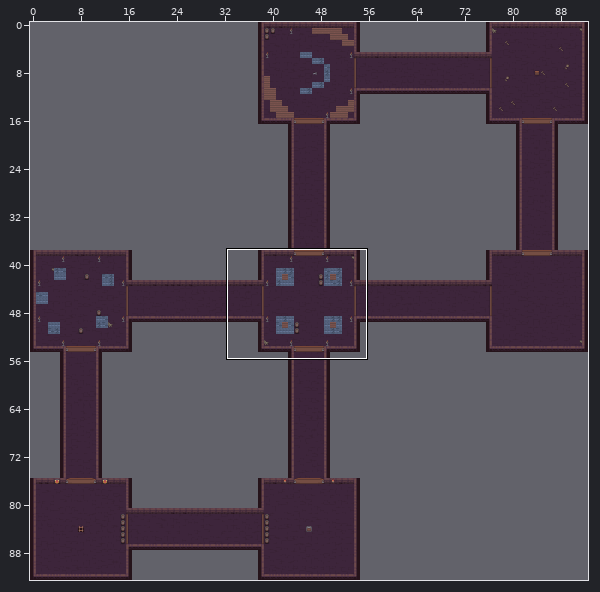
One commit to this Tiled map: levels/map02.tmx. The picture above shows the old version from afar; the outline marks the close-up.
Close-up. Before:
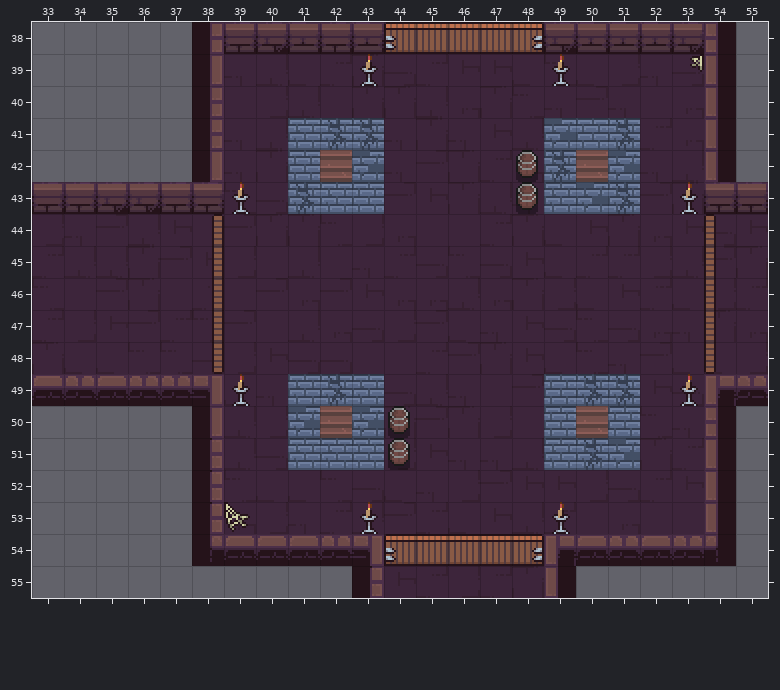
Cells are 48x48 px. Shown: x 33..55, y 38..55.
After the commit:
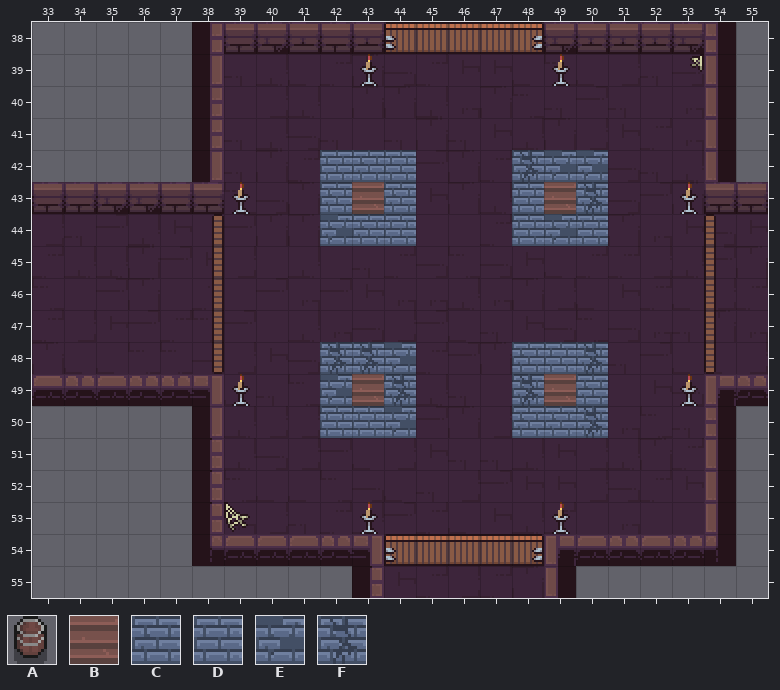
Key: from "castle_tileset": A 1, B 27, C 43, D 44, E 52, F 53.
_ is an empty cell.
Difference:
{"where": "layer \"Слой тайлов 2\""}
{"y":41,"x":41,"old":"CFF","new":"___"}
{"y":41,"x":49,"old":"EDF","new":"___"}
{"y":42,"x":41,"old":"DBE_","new":"_DCD"}
{"y":42,"x":48,"old":"AFBE","new":"FEE_"}
{"y":43,"x":41,"old":"F","new":"_"}
{"y":43,"x":43,"old":"D_","new":"BC"}
{"y":43,"x":48,"old":"ACEF","new":"DBF_"}
{"y":44,"x":42,"old":"___","new":"ECD"}
{"y":44,"x":48,"old":"___","new":"DED"}
{"y":48,"x":42,"old":"___","new":"FFE"}
{"y":48,"x":48,"old":"___","new":"CDF"}
{"y":49,"x":41,"old":"CFC_","new":"_EBF"}
{"y":49,"x":48,"old":"_DFF","new":"FBC_"}
{"y":50,"x":41,"old":"EBEA","new":"_DDE"}
{"y":50,"x":48,"old":"_DBD","new":"CCF_"}
{"y":51,"x":41,"old":"CCDA","new":"____"}
{"y":51,"x":49,"old":"CFE","new":"___"}
